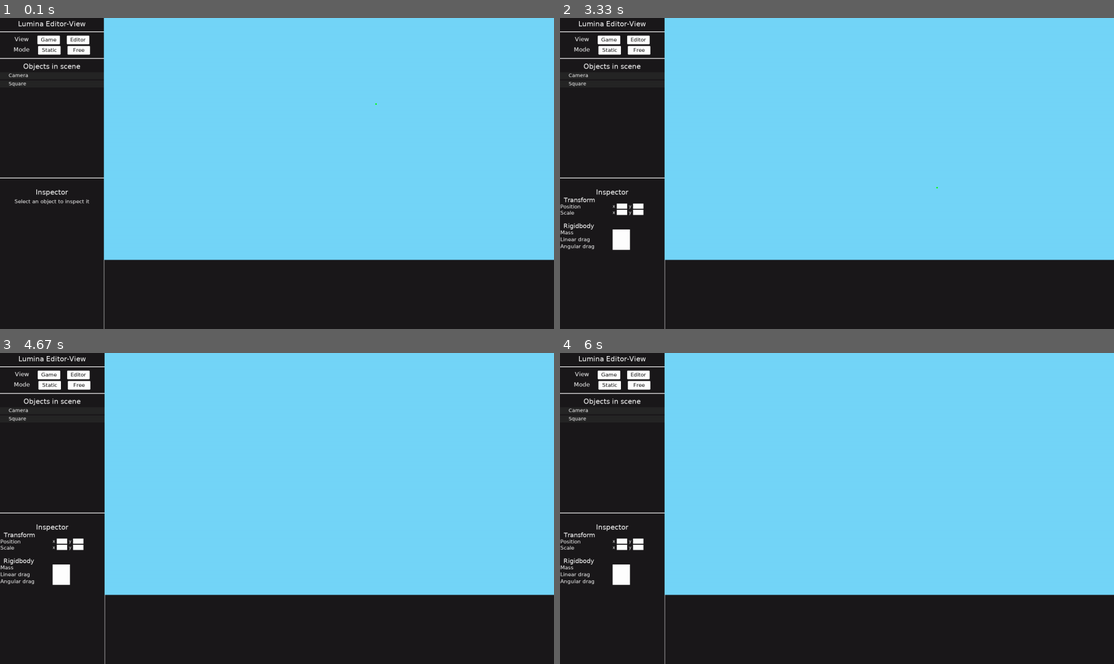
Above: before the commit, frames 1-4 (two rows, left to right).
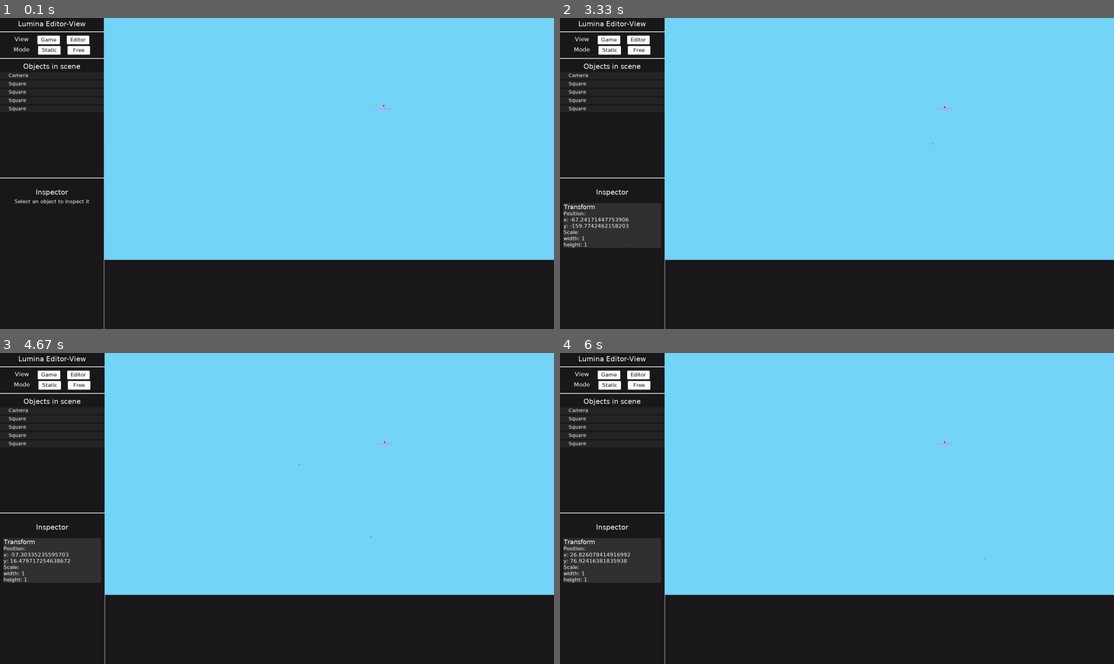
Above: after the commit, the same moments.

Repository: AchoDev/Lumina-Engine
Game: pygame game, started from test2.py
Same seed, same stepped clock (60 frames per second), same inputs: the game is played once before the commit and once after it.
Inputs (mouse positions are in pixels of both pictures, inside the frame that each line leads up to):
- Up to frame 1 (0.1 s): no input
- Up to frame 2 (3.33 s): tap 0 at 0.33, 0.67 s; click (1014, 164) at 1.05 s; click (665, 245) at 1.38 s; click (920, 64) at 1.72 s; click (637, 164) at 2.55 s; click (837, 210) at 2.88 s; click (609, 83) at 3.22 s
- Up to frame 3 (4.67 s): click (387, 483) at 3.72 s; click (66, 440) at 4.05 s; click (94, 539) at 4.38 s
- Up to frame 4 (6 s): click (1030, 570) at 4.72 s; click (964, 430) at 5.05 s; click (681, 542) at 5.38 s; click (1036, 580) at 5.72 s

The runs differ from the first frame. In frame 1, 0.1% of the frame differs, in the area x 1-71%, y 23-31%; in frame 2, 2.4%; in frame 3, 2.4%; in frame 4, 2.4%, in the area x 0-77%, y 23-75%.

Commit message:
fix positioning and size issues

Diff:
--- a/components/Transform.py
+++ b/components/Transform.py
@@ -96,16 +96,25 @@
     def editor_repr(self):
         return [
 
-            EHorizontalList([
-                EText('Position', 15),
-                EHorizontalList([EText('x', 12), EInputField(30, 15), EText('y', 12), EInputField(30, 15)]
-            )], space_evenly=True),
 
-            EHorizontalList([
-                EText('Scale', 15),
-                EHorizontalList([EText('x', 12), EInputField(30, 15), EText('y', 12), EInputField(30, 15)],
-            )], space_evenly=True),
-            EHorizontalList([EText('Rotation', 15), EInputField(50, 15)]),
+            EText(f'Position:', 15),
+            EText(f'x: {self.x}', 15),
+            EText(f'y: {self.y}', 15),
+
+            EText(f'Scale:', 15),
+            EText(f'width: {self.width}', 15),
+            EText(f'height: {self.height}', 15),
+
+            # EHorizontalList([
+            #     EText('Position', 15),
+            #     # EHorizontalList([EText('x', 12), EInputField(30, 15), EText('y', 12), EInputField(30, 15)]
+            # )], space_evenly=True),
+
+            # EHorizontalList([
+            #     EText('Scale', 15),
+            #     EHorizontalList([EText('x', 12), EInputField(30, 15), EText('y', 12), EInputField(30, 15)],
+            # )], space_evenly=True),
+            # EHorizontalList([EText('Rotation', 15), EInputField(50, 15)]),
         ]
 
     def set(self, transform):
--- a/editor_view/EInspector.py
+++ b/editor_view/EInspector.py
@@ -13,6 +13,10 @@
         return self.height
 
     def get_surface(self, editor_width):
+
+        card_color = (50, 50, 50)
+        margin = 10
+
         back = pygame.Surface((editor_width, self.height), pygame.SRCALPHA)
 
         back.blit(EDivider(margin=0).get_surface(editor_width), (0, 0))
@@ -28,17 +32,20 @@
 
             return back
 
-        current_y = 30 + head_text.child.font_render.size('Inspector')[1]
+        editor_width = editor_width - margin * 2
+
+        current_y = 50 + head_text.child.font_render.size('Inspector')[1]
         for component in self.selected_object.components:
-            card_height = 0
+            text = EText(component.__class__.__name__, 18)
+            card_height = text.get_height()
             editor_components = component.editor_repr()
 
             for editor_comp in editor_components:
                 card_height += editor_comp.get_height()
 
             card = pygame.Surface((editor_width, card_height), pygame.SRCALPHA)
-            text = EText(component.__class__.__name__, 18)
-            card.blit(text.get_surface(editor_width), (10, 0))
+            card.fill(card_color)
+            card.blit(text.get_surface(editor_width), (0, 0))
 
             current_card_y = text.font_render.size(text.text)[1]
             for editor_component in editor_components:
@@ -51,7 +58,7 @@
             # # c.fill(self.red)
             # print(back.blit(c, (0, 0)))
 
-            back.blit(card, (0, current_y))
+            back.blit(card, (margin, current_y))
             current_y += current_card_y
 
         return back
--- a/editor_view/EObjectViewer.py
+++ b/editor_view/EObjectViewer.py
@@ -20,9 +20,9 @@
         if(self.buttons == []):
             self.buttons = [EObjectButton(obj.__class__.__name__, lambda: self.onclick(obj)) for obj in self.scene.objects]
 
-        if(len(self.buttons) != len(self.scene.objects)):
-            for obj in self.scene.objects[ len(self.scene.objects) - len(self.buttons) : len(self.scene.objects) ]:
-                self.buttons.append(EObjectButton(obj.__class__.__name__, lambda: self.onclick(obj)))
+        # if(len(self.buttons) != len(self.scene.objects)):
+        #     for obj in self.scene.objects[ len(self.scene.objects) - len(self.buttons) : len(self.scene.objects) ]:
+        #         self.buttons.append(EObjectButton(obj.__class__.__name__, lambda: self.onclick(obj)))
 
         for button in self.buttons:
             button.update(mouse_event)
@@ -80,7 +80,7 @@
     def get_surface(self, editor_width):
         self.width = editor_width
 
-        back = pygame.Surface((editor_width, self.height))
+        back = pygame.Surface((editor_width, self.height), pygame.SRCALPHA)
         back.fill(self.dark_gray)
         text = EText(self.name, 14)
         back.blit(text.get_surface(editor_width), (25, self.height / 2 - text.get_height() / 2))
--- a/test2.py
+++ b/test2.py
@@ -10,14 +10,15 @@
 b.add_component(Rigidbody())
 b.add_component(Boxcollider())
 
-# b2 = scene.add_object(Square(0, 1, 1, 1, red))
-# b2.add_component(Rigidbody())
-# b2.add_component(Boxcollider())
+b2 = scene.add_object(Square(0, 1, 1, 1, red))
+b2.add_component(Rigidbody())
+b2.add_component(Boxcollider())
 
-# b3 = scene.add_object(Square(0, 3, 10, 1, violet))
-# b3.add_component(Boxcollider())
+b3 = scene.add_object(Square(0, 3, 10, 1, violet))
+b3.add_component(Boxcollider())
 
-# debug_cube = scene.add_object(Square(0, 0, 1, 1, orchid))
+debug_cube = scene.add_object(Square(0, 0, 1, 1, orchid))
+debug_cube.name = 'DEBUG CUBE'
 
 scene.camera.transform.x = 10
 
@@ -36,7 +37,7 @@
         new.add_component(Rigidbody())
         new.add_component(Boxcollider())
 
-    # debug_cube.transform.set_position(mouse_pos)
+    debug_cube.transform.set_position(mouse_pos)
 
     scene.load()
 
